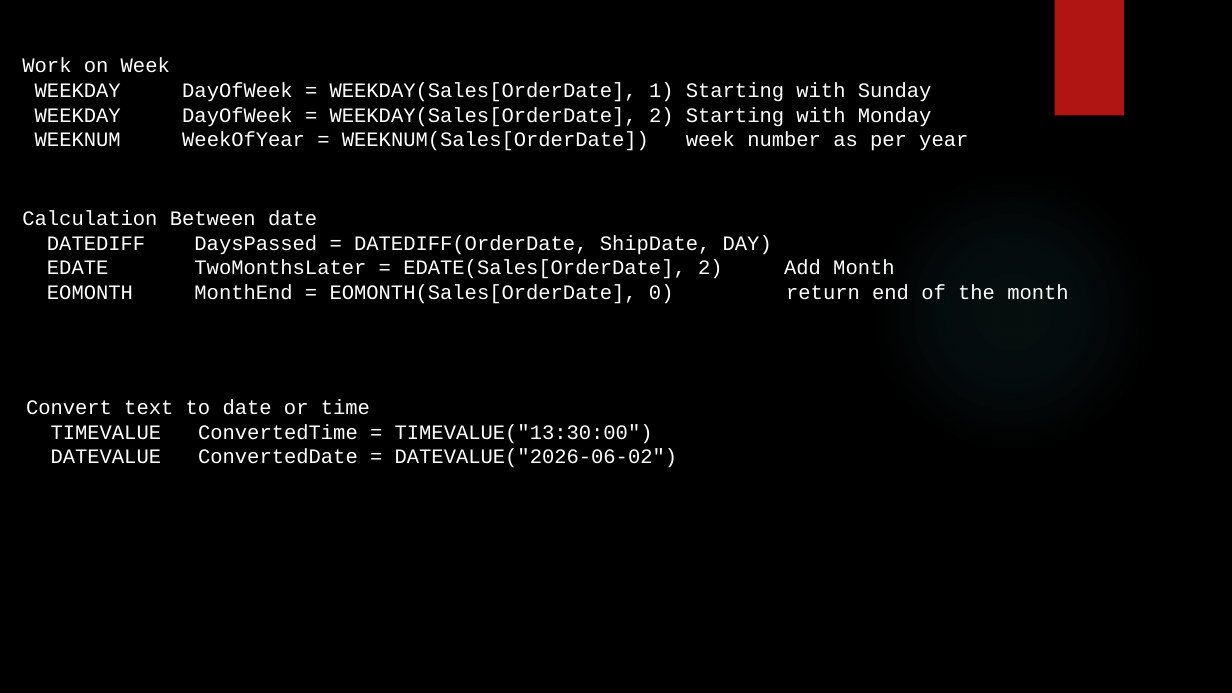
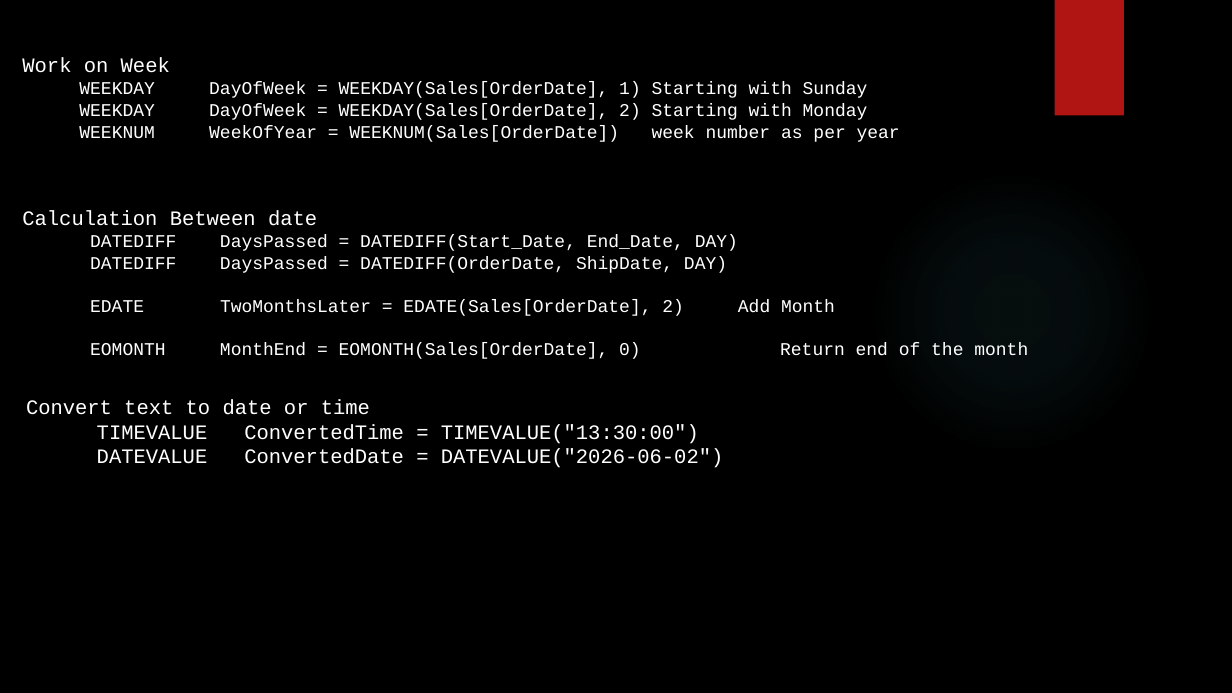
Before and after one commit to SHIVRAJSHINDE/Ethans, a slide deck: slide 5 of 17 18 20/5.Power Bi/5) Dax/Dax.pptx. Drawn at 1232x693 pixels with LibreOffice and Linux fonts; fonts in the diff are those of the drawing; background and template pictures are left out. Boxes give left, top, right and bottom in pixels: in the first picture for what was removed or moved away, otherwise in the second. Text is boxed around its words. In the diff, an @@ line names an element or a change of style, - is before the commit and + after.

```diff
--- a/17 18 20/5.Power Bi/5) Dax/Dax.pptx
+++ b/17 18 20/5.Power Bi/5) Dax/Dax.pptx
@@ text at <box>79,82,900,142</box>: size 16 to 14 pt; list level 1 to 2 in "WEEKDAY DayOfWeek = WEEKDAY(Sales[OrderDate], 1) ..."; list level 1 to 2 in "WEEKDAY DayOfWeek = WEEKDAY(Sales[OrderDate], 2) ..."; list level 1 to 2 in "WEEKNUM WeekOfYear = WEEKNUM(Sales[OrderDate]) week ..." @@
@@ text at <box>90,235,738,269</box>: paragraph added @@
+  DATEDIFF DaysPassed = DATEDIFF(Start_Date, End_Date, DAY)
@@ text at <box>90,256,727,316</box>: size 16 to 14 pt in "DATEDIFF DaysPassed = DATEDIFF(OrderDate, ShipDate, DAY)", "EDATE TwoMonthsLater = EDATE(Sales[OrderDate], 2) Add Month"; list level 1 to 2 in "DATEDIFF DaysPassed = DATEDIFF(OrderDate, ShipDate, ..."; list level 1 to 2 in "EDATE TwoMonthsLater = EDATE(Sales[OrderDate], 2) ..." @@
@@ text at <box>90,343,1028,359</box>: text changed; size 16 to 14 pt @@
-EOMONTH MonthEnd = EOMONTH(Sales[OrderDate], 0) return end of the month
+  EOMONTH MonthEnd = EOMONTH(Sales[OrderDate], 0) Return end of the month
@@ text at <box>97,424,724,468</box>: list level 1 to 2 in "TIMEVALUE ConvertedTime = TIMEVALUE("13:30:00")"; list level 1 to 2 in "DATEVALUE ConvertedDate = DATEVALUE("2026-06-02")" @@
```
Also in this commit, not shown: 6 other slides changed, 1 slide removed, 18 other files.
